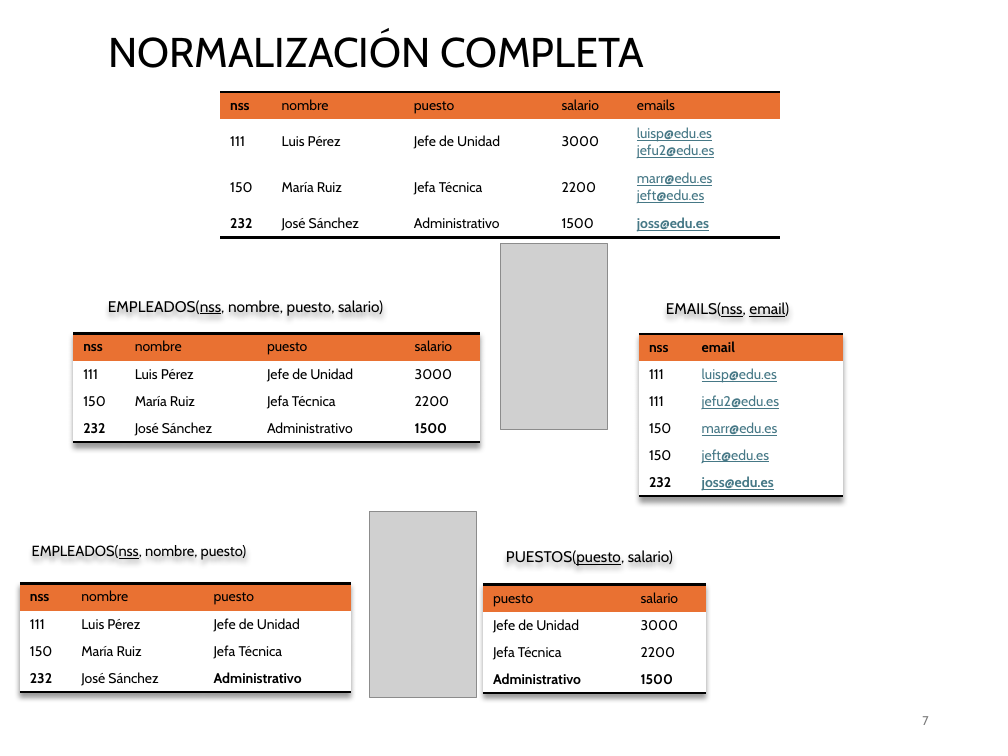
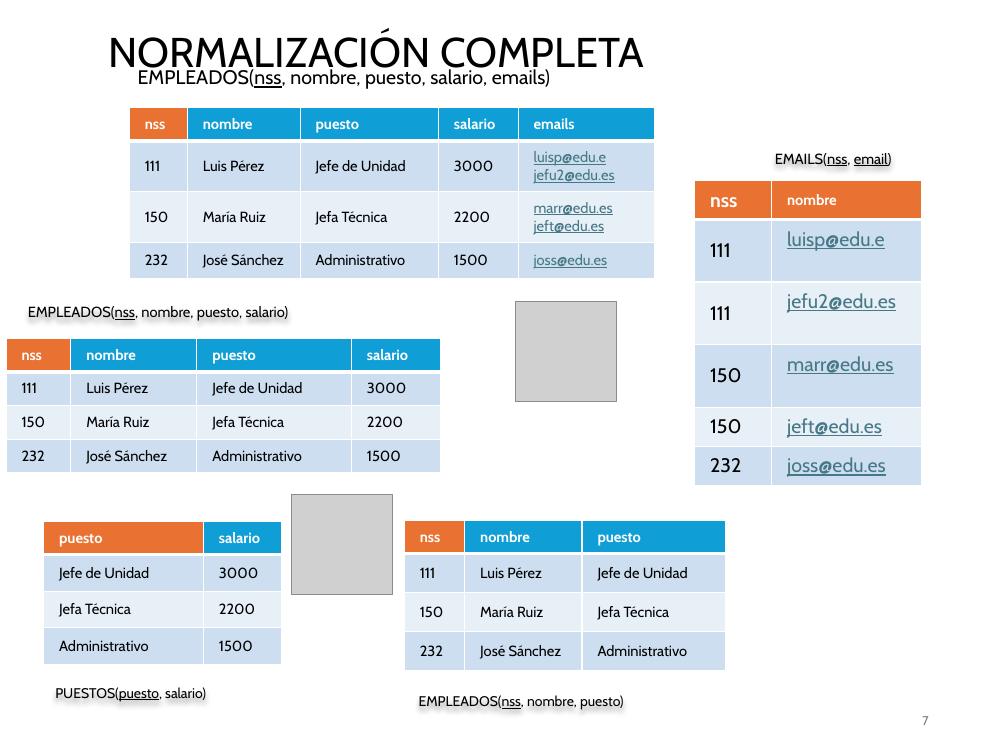
Before and after one commit to NuriaCelis/GBD25-26, a slide deck: slide 7 of Tema2/EJEMPLOS NORMALIZACION.pptx. Drawn at 1008x756 pixels with LibreOffice and Linux fonts; fonts in the diff are those of the drawing; grey boxes stand for pictures. Boxes give left, top, right and bottom in pixels: in the first picture for what was removed or moved away, otherwise in the second. Text is boxed around its words. In the diff, an @@ line names an element or a change of style, - is before the commit and + after.

```diff
--- a/Tema2/EJEMPLOS NORMALIZACION.pptx
+++ b/Tema2/EJEMPLOS NORMALIZACION.pptx
@@ text added at box(138, 69, 550, 89), 14 pt, text #000000 @@
+  EMPLEADOS(nss, nombre, puesto, salario, emails)
@@ table at box(129, 108, 655, 293) @@
-row 2, column 5: luisp@edu.es / jefu2@edu.es
+row 2, column 5: luisp@edu.e / jefu2@edu.es
@@ fill #E97132 to #0F9ED5 in 4 cells @@
@@ fill #FFFFFF to #CCDFEF in 10 cells @@
@@ fill #FFFFFF to #E7F0F7 in row 3 @@
@@ size 10 to 10.5 pt in "nss", "nombre", "puesto", "salario" and 16 more places @@
@@ text colour #000000 to #FFFFFF in "nss", "nombre", "puesto", "salario" and 1 more places @@
@@ bold on in "nombre", "puesto", "salario", "emails" @@
@@ borders changed @@
@@ table: place and size @@
-table at box(220, 92, 779, 237)
+table at box(129, 108, 655, 293)
@@ text "EMAILS(nss, email)" at box(775, 153, 892, 166): size 11 to 10.5 pt @@
@@ text "EMAILS(nss, email)": place and size @@
-text "EMAILS(nss, email)" at box(666, 302, 789, 317)
+text "EMAILS(nss, email)" at box(775, 153, 892, 166)
@@ table at box(695, 180, 921, 486) @@
-row 1, column 2: email
+row 1, column 2: nombre
-row 2, column 2: luisp@edu.es
+row 2, column 2: luisp@edu.e
@@ fill #FFFFFF to #CCDFEF in 6 cells @@
@@ fill #FFFFFF to #E7F0F7 in 4 cells @@
@@ size 10 to 14 pt in "nss", "111", "111", "jefu2@edu.es" and 6 more places @@
@@ text colour #000000 to #FFFFFF in "nss" @@
@@ borders changed @@
@@ table: place and size @@
-table at box(639, 334, 843, 496)
+table at box(695, 180, 921, 486)
@@ picture removed at box(500, 244, 607, 429) @@
@@ text "EMPLEADOS(nss, nombre, puesto, salario)": place and size @@
-text "EMPLEADOS(nss, nombre, puesto, salario)" at box(108, 300, 383, 316)
+text "EMPLEADOS(nss, nombre, puesto, salario)" at box(28, 306, 289, 321)
@@ text "EMPLEADOS(nss, nombre, puesto, salario)" at box(28, 306, 289, 321): size 11 to 10.5 pt @@
@@ picture added at box(515, 301, 616, 402) @@
@@ table at box(6, 339, 439, 473) @@
@@ fill #E97132 to #0F9ED5 in 3 cells @@
@@ fill #FFFFFF to #CCDFEF in 8 cells @@
@@ fill #FFFFFF to #E7F0F7 in row 3 @@
@@ size 10 to 10.5 pt @@
@@ text colour #000000 to #FFFFFF in "nss", "nombre", "puesto", "salario" @@
@@ bold on in "nombre", "puesto", "salario" @@
@@ borders changed @@
@@ table: place and size @@
-table at box(74, 334, 480, 442)
+table at box(6, 339, 439, 473)
@@ picture added at box(291, 494, 392, 595) @@
@@ table at box(43, 521, 282, 664) @@
@@ fill #E97132 to #0F9ED5 in row 1, column 2 @@
@@ fill #FFFFFF to #CCDFEF in 4 cells @@
@@ fill #FFFFFF to #E7F0F7 in row 3 @@
@@ size 10 to 10.5 pt @@
@@ text colour #000000 to #FFFFFF, bold on in "puesto", "salario" @@
@@ borders changed @@
@@ table: place and size @@
-table at box(483, 585, 706, 692)
+table at box(43, 521, 282, 664)
@@ picture removed at box(370, 511, 477, 697) @@
@@ table at box(404, 520, 726, 670) @@
@@ fill #E97132 to #0F9ED5 in 2 cells @@
@@ fill #FFFFFF to #CCDFEF in 6 cells @@
@@ fill #FFFFFF to #E7F0F7 in row 3 @@
@@ size 10 to 10.5 pt @@
@@ text colour #000000 to #FFFFFF in "nss", "nombre", "puesto" @@
@@ bold on in "nombre", "puesto" @@
@@ borders changed @@
@@ table: place and size @@
-table at box(20, 584, 351, 691)
+table at box(404, 520, 726, 670)
@@ text "PUESTOS(puesto, salario)": place and size @@
-text "PUESTOS(puesto, salario)" at box(506, 550, 673, 566)
+text "PUESTOS(puesto, salario)" at box(55, 687, 206, 702)
@@ text "PUESTOS(puesto, salario)" at box(55, 687, 206, 702): size 11 to 10 pt @@
@@ text "EMPLEADOS(nss, nombre, puesto)": place and size @@
-text "EMPLEADOS(nss, nombre, puesto)" at box(32, 545, 247, 560)
+text "EMPLEADOS(nss, nombre, puesto)" at box(419, 695, 624, 710)
@@ text "EMPLEADOS(nss, nombre, puesto)" at box(419, 695, 624, 710): size 10.5 to 10 pt @@
```
Also in this commit, not shown: 8 other slides changed, 1 slide added, 4 other files.
